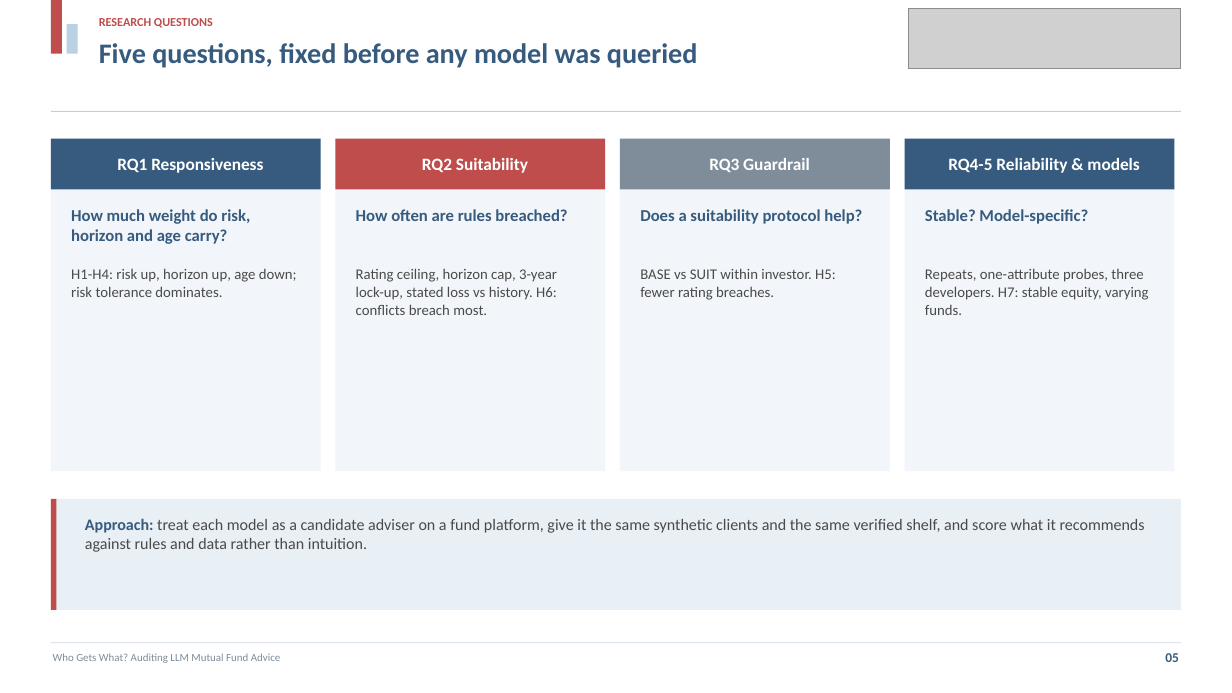
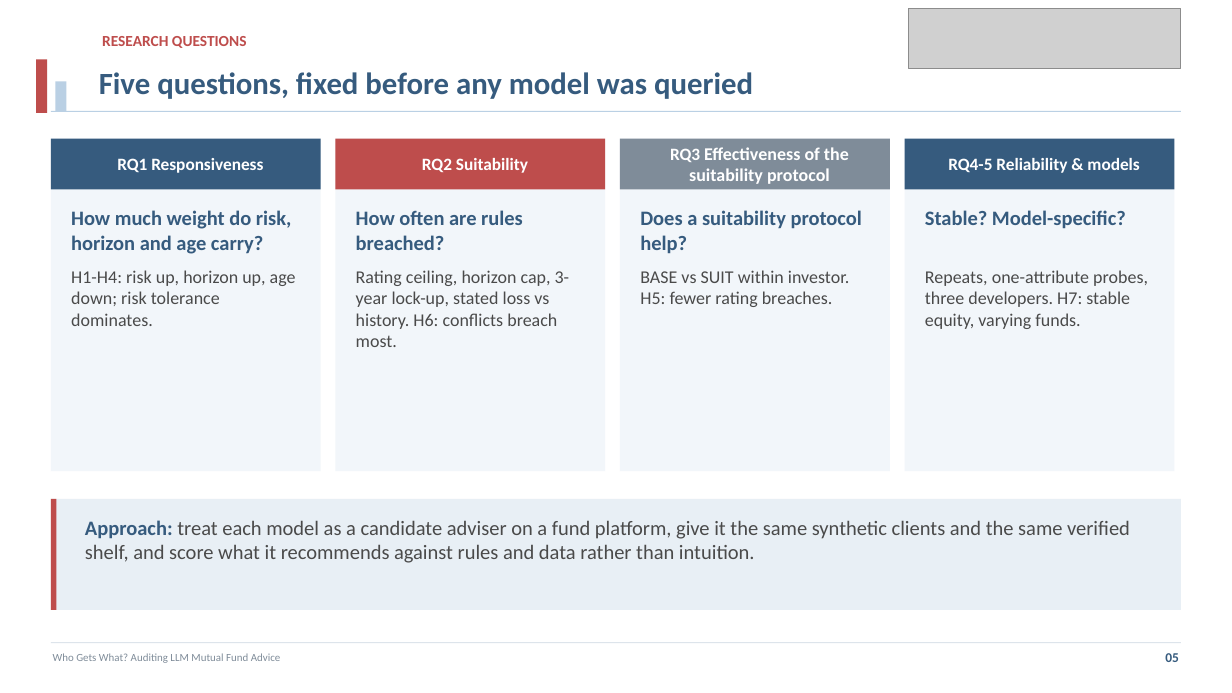
Before and after one commit to projectwork272005/AIauditingfinancial, a slide deck: slide 5 of presentation/presentation.pptx. Drawn at 1232x693 pixels with LibreOffice and Linux fonts; fonts in the diff are those of the drawing; grey boxes stand for pictures. Boxes give left, top, right and bottom in pixels: in the first picture for what was removed or moved away, otherwise in the second. Text is boxed around its words. In the diff, an @@ line names an element or a change of style, - is before the commit and + after.

```diff
--- a/presentation/presentation.pptx
+++ b/presentation/presentation.pptx
@@ text "RESEARCH QUESTIONS": place and size @@
-text "RESEARCH QUESTIONS" at [99,18,213,28]
+text "RESEARCH QUESTIONS" at [102,36,247,48]
@@ text "RESEARCH QUESTIONS" at [102,36,247,48]: size 9.5 to 12 pt @@
@@ rectangle: place and size @@
-rectangle at [51,0,62,54]
+rectangle at [36,59,47,113]
@@ rectangle: place and size @@
-rectangle at [67,24,78,54]
+rectangle at [55,81,67,111]
@@ text "Five questions, fixed before any ...": place and size @@
-text "Five questions, fixed before any ..." at [99,43,698,68]
+text "Five questions, fixed before any ..." at [99,72,753,99]
@@ text "Five questions, fixed before any ..." at [99,72,753,99]: size 22 to 24 pt @@
@@ text in rectangle at [670,147,849,184]: text changed; size 13.5 to 14 pt @@
-RQ3 Guardrail
+RQ3 Effectiveness of the suitability protocol
@@ size 13 to 16 pt in 4 elements at [71,210,292,254], [356,210,523,250], [640,210,862,254], [925,210,1126,229] @@
@@ size 11.5 to 14 pt in 4 elements at [356,270,570,347], [71,270,296,326], [925,270,1148,329], [640,270,849,307] @@
@@ text "Approach: treat each model as ..." at [85,520,1130,563]: size 12.5 to 16 pt @@
```
Also in this commit, not shown: 19 other slides changed, 2 other files.
